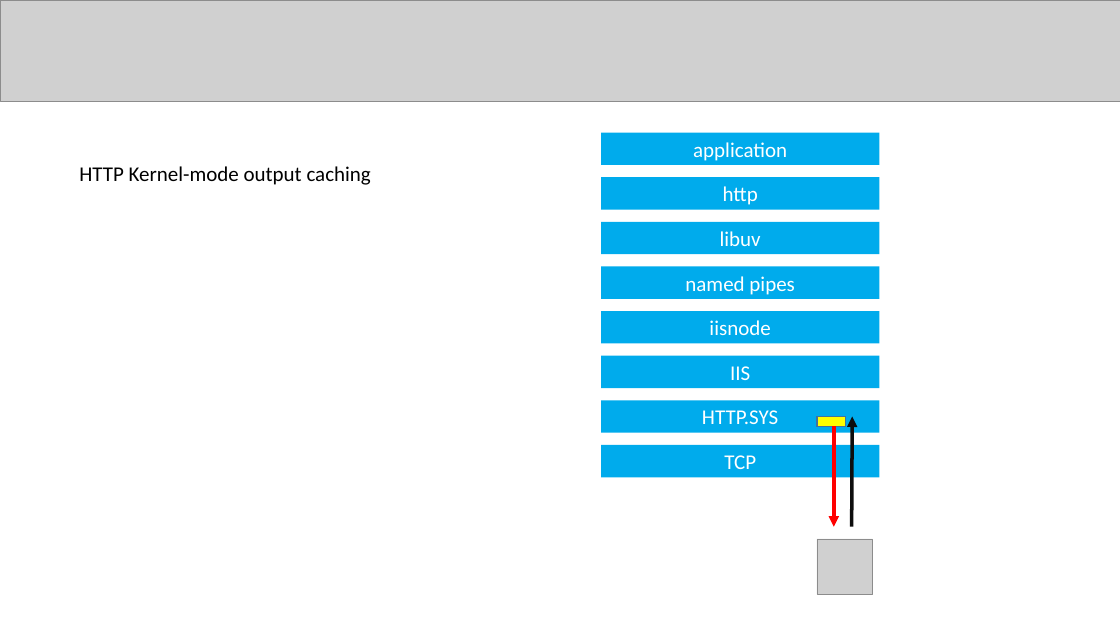
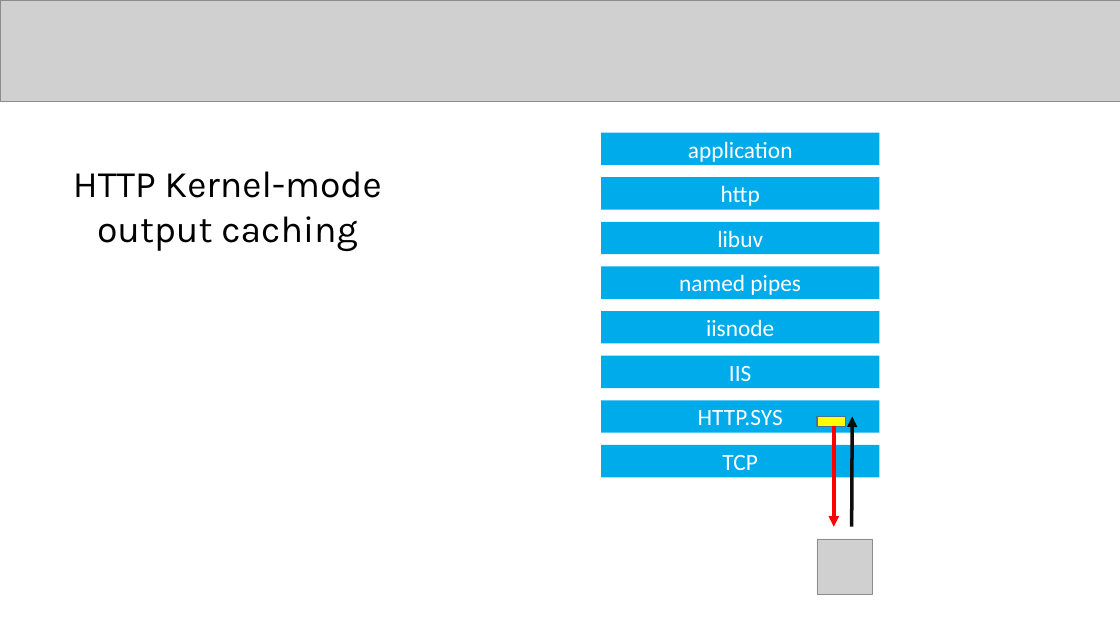
Before and after one commit to badescuga/NodeJsDemo, a slide deck: slide 24 of slidedeck/slides.pptx (slide 16 before the commit). Drawn at 1120x630 pixels with LibreOffice and Linux fonts; fonts in the diff are those of the drawing; grey boxes stand for pictures. Boxes give left, top, right and bottom in pixels: in the first picture for what was removed or moved away, otherwise in the second. Text is boxed around its words. In the diff, an @@ line names an element or a change of style, - is before the commit and + after.

```diff
--- a/slidedeck/slides.pptx
+++ b/slidedeck/slides.pptx
@@ text "HTTP Kernel-mode output caching" at (73,171,382,252): size 18 to 32 pt, font Calibri to Karla @@
@@ size 18 to 20 pt in 8 elements at (602,133,880,166), (602,177,880,210), (602,222,880,255), (602,266,880,299), (602,311,880,344), (602,355,880,388), (602,401,880,434), (602,445,880,478) @@
```
Also in this commit, not shown: 6 other slides changed, 10 slides added, 2 slides removed.
